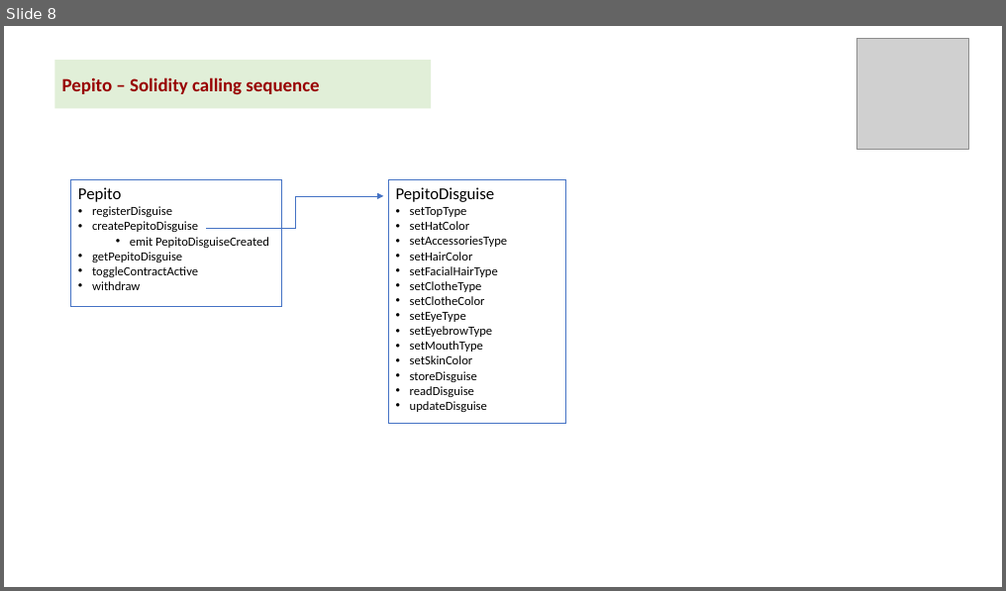
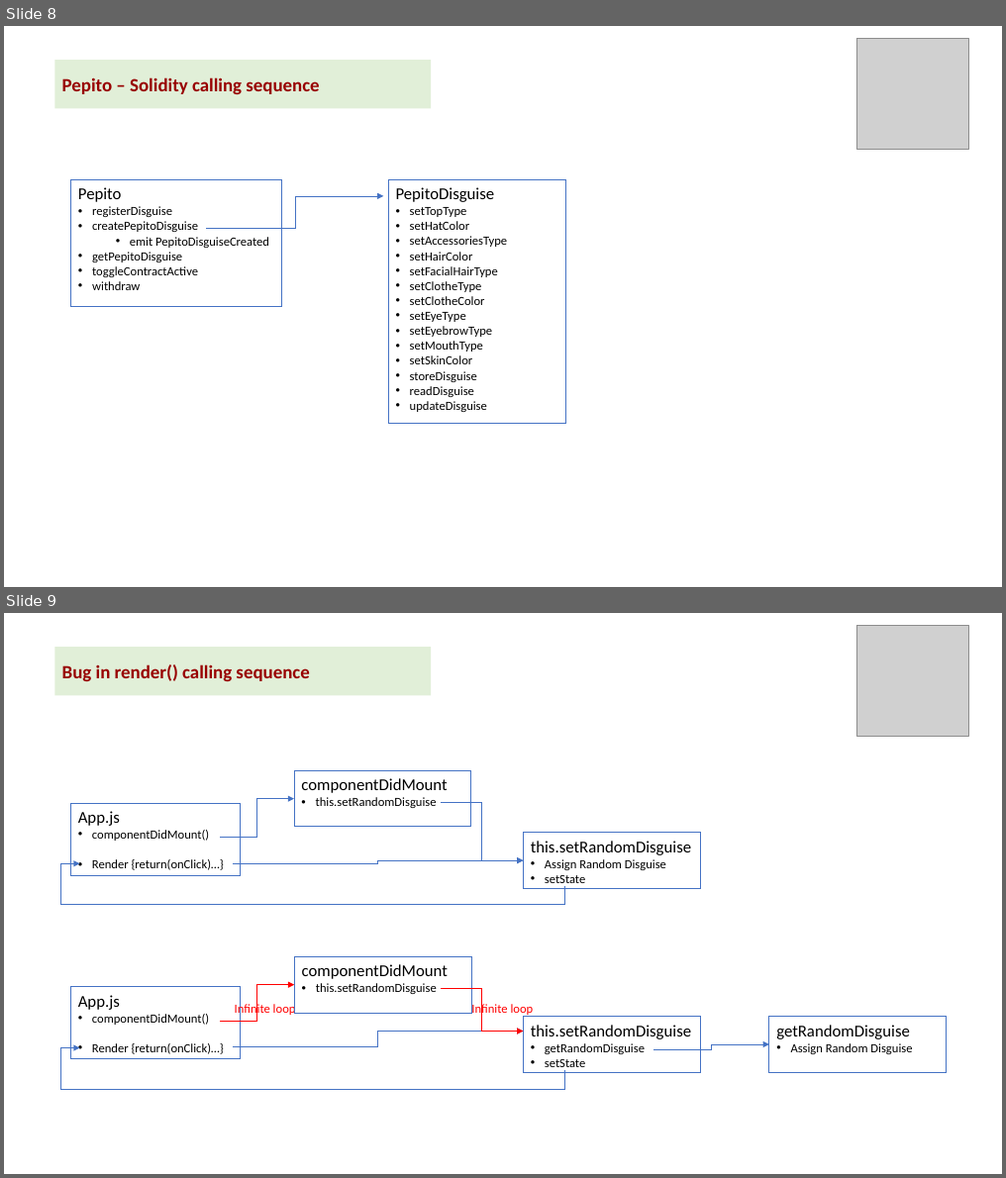
Before and after one commit to kvutien/Project-Machu-Picchu-2020, a slide deck: Pepito/Final Project Design.pptx. Shown one above the other, each under a label of ours: slide 8 before the commit, slides 8 and 9 after it. The pictures are 1006x591 and 1006x1178 pixels, drawn with LibreOffice and Linux fonts; fonts in the diff are those of the drawing; grey boxes stand for pictures. Boxes give left, top, right and bottom in pixels: in the first picture for what was removed or moved away, otherwise in the second. Text is boxed around its words. In the diff, an @@ line names an element or a change of style, - is before the commit and + after.

```diff
--- a/Pepito/Final Project Design.pptx
+++ b/Pepito/Final Project Design.pptx
@@ slide 9 added at bbox=[4, 613, 1002, 1174], background #FFFFFF @@
@@ picture added at bbox=[857, 625, 969, 737] @@
@@ rectangle added at bbox=[54, 647, 431, 695], fill #E1EFD8, 18 pt, text #980000, bold @@
+Bug in render() calling sequence
@@ rectangle added at bbox=[294, 771, 472, 827], outline #4472C4 0.75 pt, 12 pt, text #000000 @@
+componentDidMount
+• this.setRandomDisguise
@@ rectangle added at bbox=[70, 803, 240, 875], outline #4472C4 0.75 pt, 12 pt, text #000000 @@
+App.js
+• componentDidMount()
+• Render {return(onClick)…}
@@ elbow arrow added from (220, 838) to (294, 799), #4472C4 0.5 pt @@
@@ elbow arrow added from (441, 802) to (524, 861), #4472C4 0.5 pt @@
@@ rectangle added at bbox=[524, 833, 701, 889], outline #4472C4 0.75 pt, 12 pt, text #000000 @@
+this.setRandomDisguise
+• Assign Random Disguise
+• setState
@@ elbow arrow added from (565, 886) to (79, 863), #4472C4 0.5 pt @@
@@ elbow arrow added from (233, 863) to (524, 861), #4472C4 0.5 pt @@
@@ rectangle added at bbox=[294, 958, 472, 1014], outline #4472C4 0.75 pt, 12 pt, text #000000 @@
+componentDidMount
+• this.setRandomDisguise
@@ rectangle added at bbox=[70, 987, 240, 1059], outline #4472C4 0.75 pt, 12 pt, text #000000 @@
+App.js
+• componentDidMount()
+• Render {return(onClick)…}
@@ elbow arrow added from (220, 1021) to (294, 985), #FF0000 1 pt @@
@@ elbow arrow added from (441, 989) to (524, 1032), #FF0000 0.5 pt @@
@@ text added at bbox=[235, 1003, 296, 1017], 12 pt, text #FF0000 @@
+Infinite loop
@@ text added at bbox=[471, 1003, 534, 1017], 12 pt, text #FF0000 @@
+Infinite loop
@@ rectangle added at bbox=[524, 1017, 701, 1072], outline #4472C4 0.75 pt, 12 pt, text #000000 @@
+this.setRandomDisguise
+• getRandomDisguise
+• setState
@@ rectangle added at bbox=[769, 1017, 946, 1072], outline #4472C4 0.75 pt, 12 pt, text #000000 @@
+getRandomDisguise
+• Assign Random Disguise
@@ elbow arrow added from (565, 1070) to (79, 1048), #4472C4 0.5 pt @@
@@ elbow arrow added from (233, 1048) to (524, 1032), #4472C4 0.5 pt @@
@@ elbow arrow added from (653, 1051) to (769, 1045), #4472C4 0.5 pt @@
```
Also in this commit, not shown: 5 other files.
